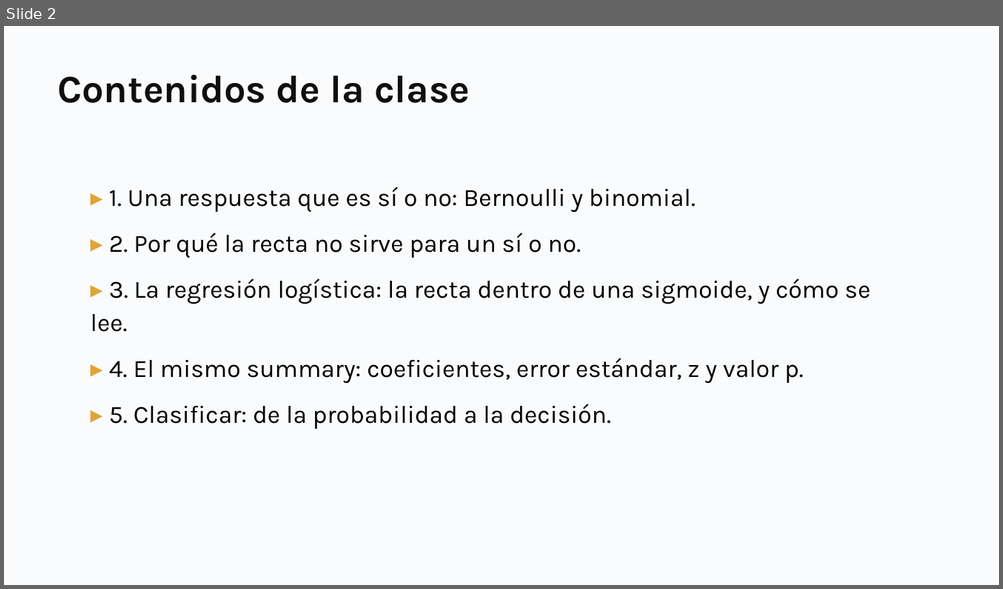
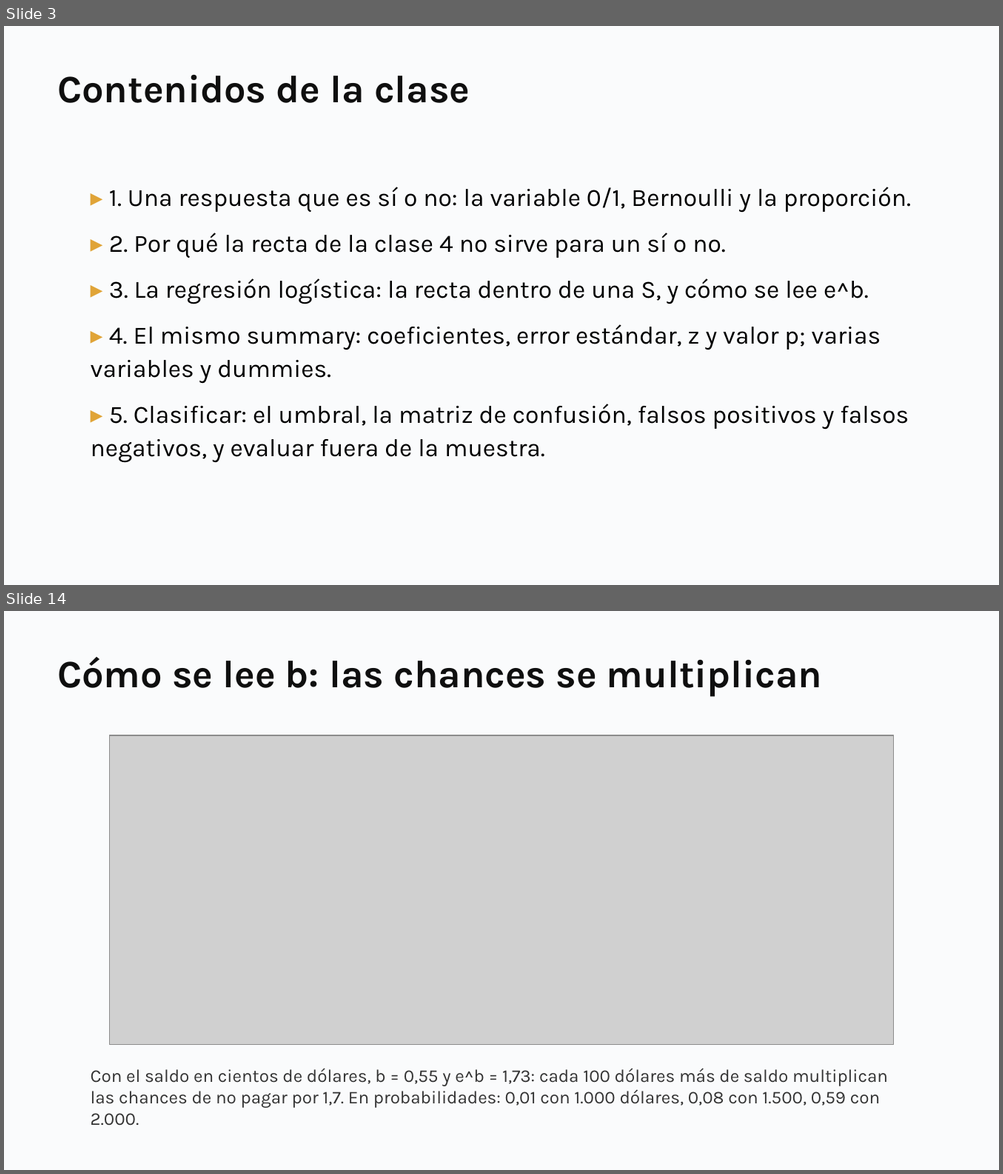
Before and after one commit to daniopitz/diplomado-cdd, a slide deck: presentaciones/clase06_regresion_logistica.pptx. Shown one above the other, each under a label of ours: slide 2 before the commit, slides 3 and 14 after it; the slides between them are not shown. The pictures are 1003x589 and 1003x1174 pixels, drawn with LibreOffice and Linux fonts; fonts in the diff are those of the drawing; grey boxes stand for pictures. Boxes give left, top, right and bottom in pixels: in the first picture for what was removed or moved away, otherwise in the second. Text is boxed around its words. In the diff, an @@ line names an element or a change of style, - is before the commit and + after.

```diff
--- a/presentaciones/clase06_regresion_logistica.pptx
+++ b/presentaciones/clase06_regresion_logistica.pptx
@@ slide 14 added at (4, 611, 999, 1170), background #FFFFFF @@
@@ rectangle added at (4, 611, 999, 1170), fill #FAFBFC @@
@@ text added at (57, 657, 822, 696), 28 pt, text #0F0F0F, bold @@
+Cómo se lee b: las chances se multiplican
@@ picture added at (109, 735, 893, 1045) @@
@@ text added at (91, 1068, 888, 1125), 13 pt, text #333333 @@
+Con el saldo en cientos de dólares, b = 0,55 y e^b = 1,73: cada 100 dólares más de saldo multiplican las chances de no pagar por 1,7. En probabilidades: 0,01 con 1.000 dólares, 0,08 con 1.500, 0,59 con 2.000.
@@ what was slide 2 is now slide 3 @@
@@ slide 3 changed as well @@
@@ text at (91, 187, 910, 463): text changed @@
-▸ 1. Una respuesta que es sí o no: Bernoulli y binomial.
-▸ 2. Por qué la recta no sirve para un sí o no.
-▸ 3. La regresión logística: la recta dentro de una sigmoide, y cómo se lee.
-▸ 4. El mismo summary: coeficientes, error estándar, z y valor p.
-▸ 5. Clasificar: de la probabilidad a la decisión.
+▸ 1. Una respuesta que es sí o no: la variable 0/1, Bernoulli y la proporción.
+▸ 2. Por qué la recta de la clase 4 no sirve para un sí o no.
+▸ 3. La regresión logística: la recta dentro de una S, y cómo se lee e^b.
+▸ 4. El mismo summary: coeficientes, error estándar, z y valor p; varias variables y dummies.
+▸ 5. Clasificar: el umbral, la matriz de confusión, falsos positivos y falsos negativos, y evaluar fuera de la muestra.
```
Also in this commit, not shown: 5 other slides changed, 31 other slides added, 5 slides removed, 7 other files.
